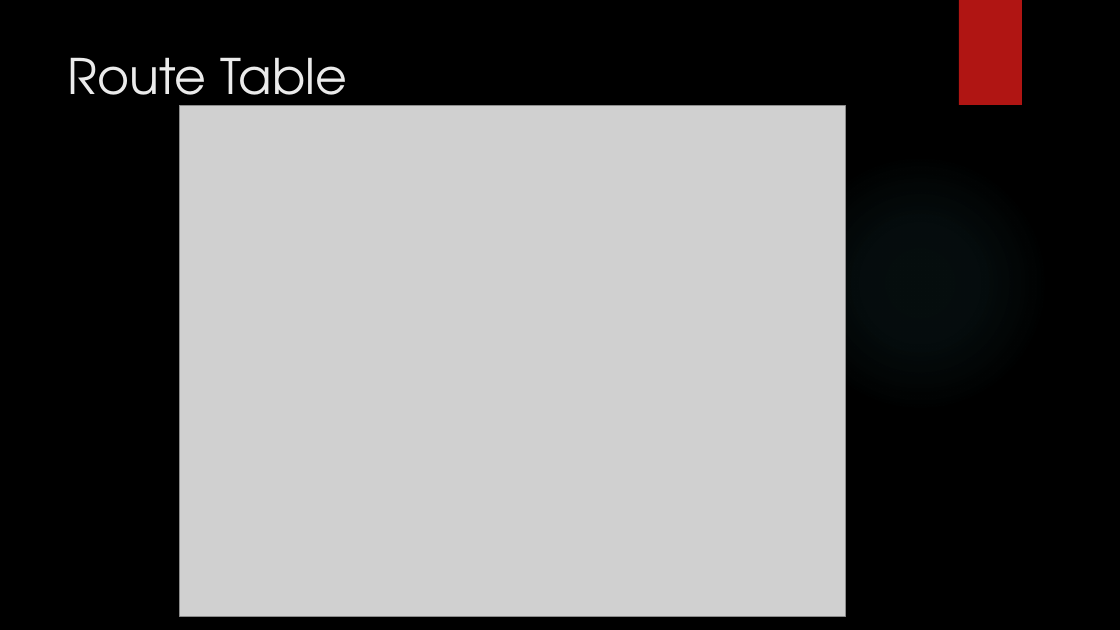
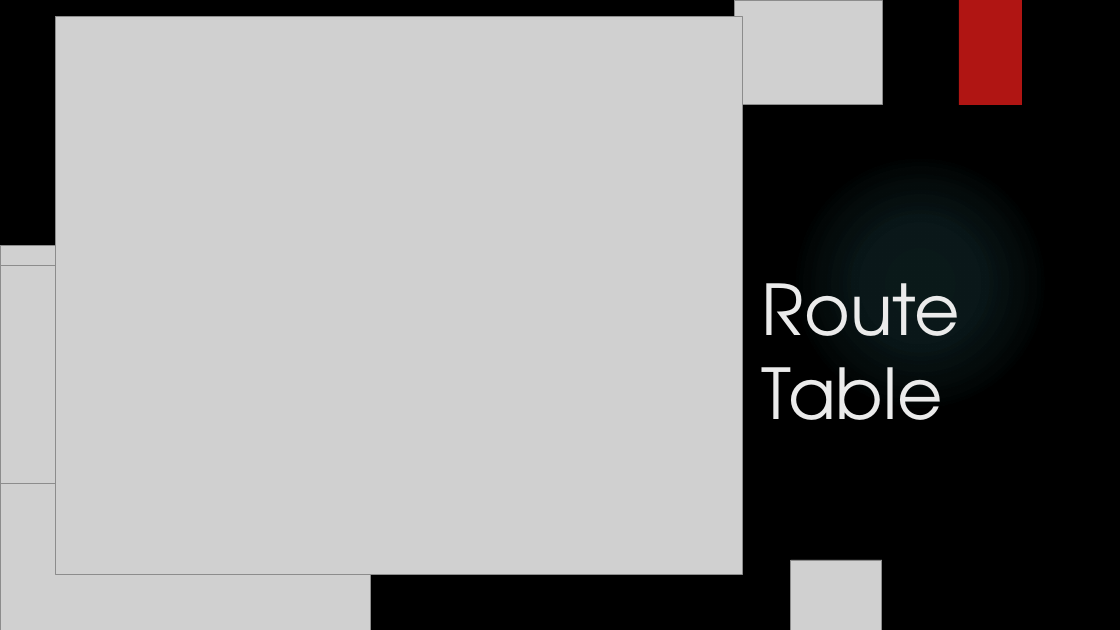
Before and after one commit to LajkaK2006/BorsodNet, a slide deck: slide 6 of Tacos KFT.pptx. Drawn at 1120x630 pixels with LibreOffice and Linux fonts; fonts in the diff are those of the drawing; grey boxes stand for pictures; background and template pictures are left out. Boxes give left, top, right and bottom in pixels: in the first picture for what was removed or moved away, otherwise in the second. Text is boxed around its words. In the diff, an @@ line names an element or a change of style, - is before the commit and + after.

```diff
--- a/Tacos KFT.pptx
+++ b/Tacos KFT.pptx
@@ picture: place and size @@
-picture at (179,106,846,616)
+picture at (55,16,743,574)
@@ picture added at (735,0,882,105) @@
@@ title "Route Table": place and size @@
-title "Route Table" at (68,57,347,117)
+title "Route Table" at (762,283,960,420)
@@ title "Route Table" at (762,283,960,420): size 42 to 60 pt; vertical alignment top to bottom @@
@@ ellipse added at (791,154,1049,413), fill gradient #50B9C1 @@
@@ picture added at (0,245,371,630) @@
@@ picture added at (0,266,139,483) @@
@@ picture added at (791,560,882,630) @@
```
Also in this commit, not shown: 2 other slides changed, 2 slides added, 1 slide removed, 2 other files.
